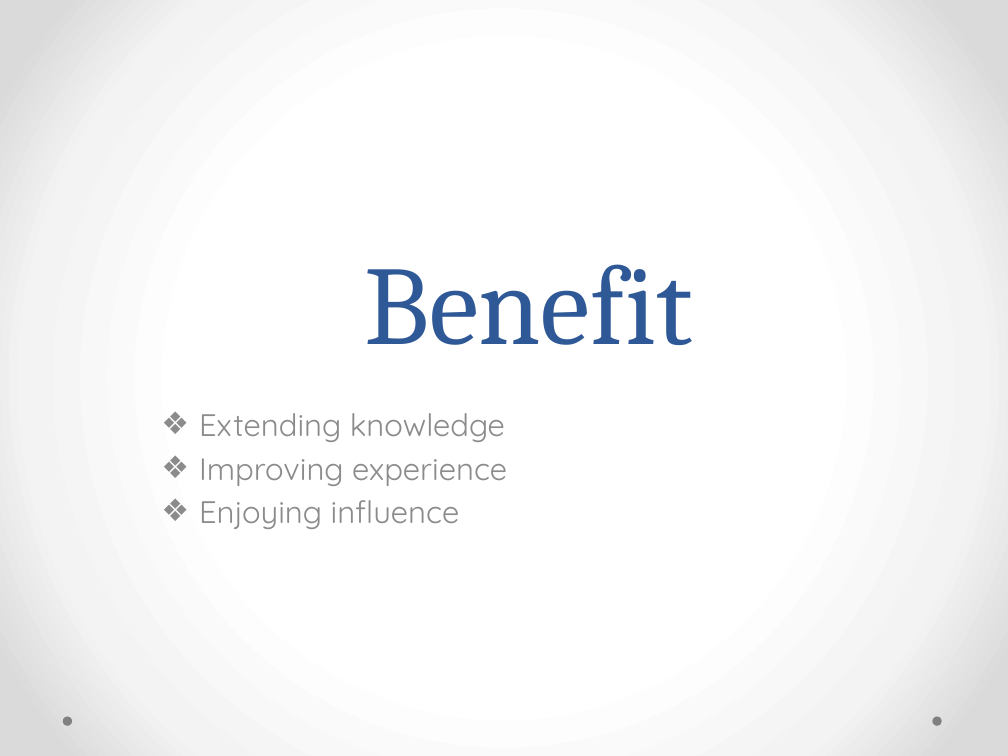
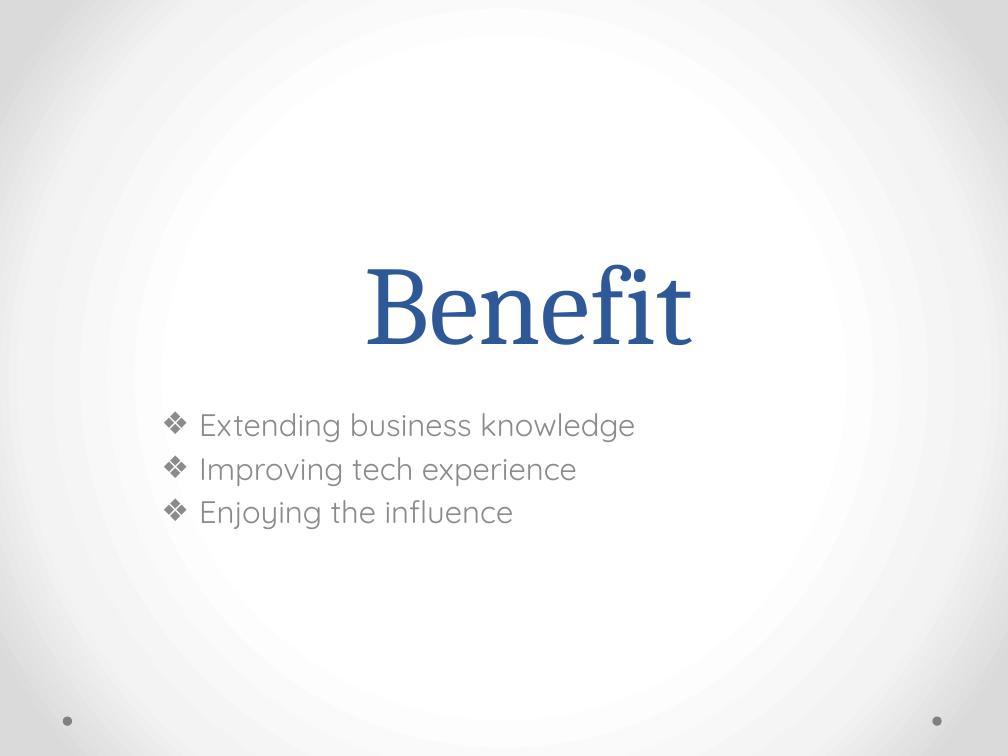
Before and after one commit to wldandan/artifacts, a slide deck: slide 15 of OSS intro.pptx (slide 14 before the commit). Drawn at 1008x756 pixels with LibreOffice and Linux fonts; fonts in the diff are those of the drawing. Boxes give left, top, right and bottom in pixels: in the first picture for what was removed or moved away, otherwise in the second. Text is boxed around its words. In the diff, an @@ line names an element or a change of style, - is before the commit and + after.

```diff
--- a/OSS intro.pptx
+++ b/OSS intro.pptx
@@ subtitle at (199, 413, 635, 529): text changed @@
-❖ Extending knowledge
-❖ Improving experience
-❖ Enjoying influence
+❖ Extending business knowledge
+❖ Improving tech experience
+❖ Enjoying the influence
```
Also in this commit, not shown: 1 other slide changed.
